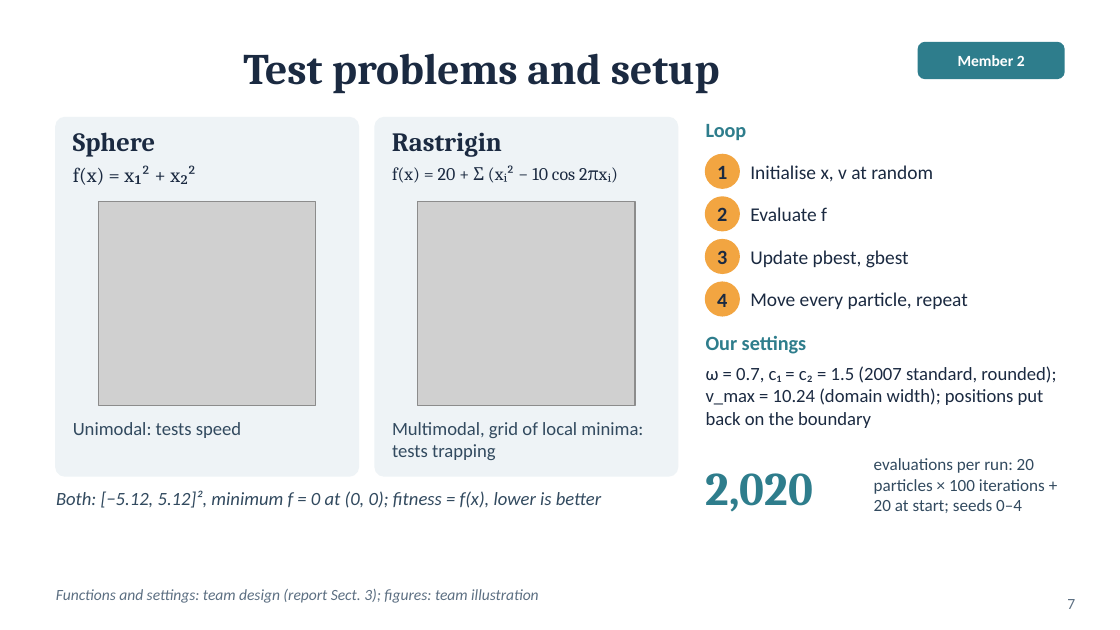
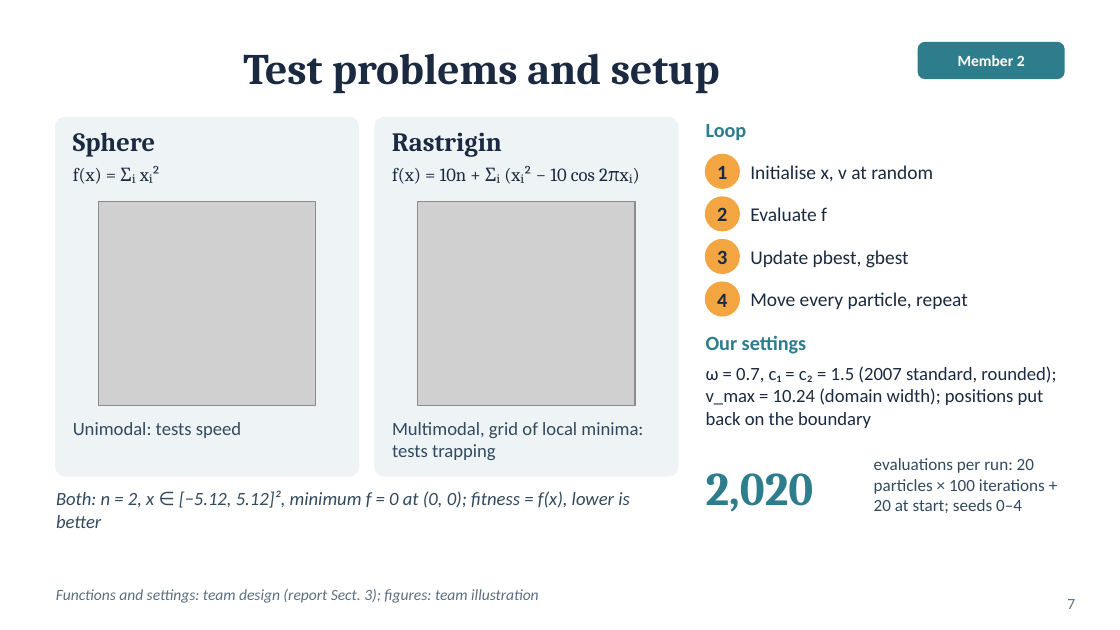
Before and after one commit to huynhhuuphucminh/Seminar-AI, a slide deck: slide 7 of slides/Slide_Seminar_PSO.pptx. Drawn at 1120x630 pixels with LibreOffice and Linux fonts; fonts in the diff are those of the drawing; grey boxes stand for pictures. Boxes give left, top, right and bottom in pixels: in the first picture for what was removed or moved away, otherwise in the second. Text is boxed around its words. In the diff, an @@ line names an element or a change of style, - is before the commit and + after.

```diff
--- a/slides/Slide_Seminar_PSO.pptx
+++ b/slides/Slide_Seminar_PSO.pptx
@@ text at bbox=[73, 167, 135, 184]: text changed; size 13 to 12 pt @@
-f(x) = x₁² + x₂²
+f(x) = Σᵢ xᵢ²
@@ text at bbox=[392, 167, 595, 184]: text changed; size 11.5 to 12 pt @@
-f(x) = 20 + Σ (xᵢ² − 10 cos 2πxᵢ)
+f(x) = 10n + Σᵢ (xᵢ² − 10 cos 2πxᵢ)
@@ text at bbox=[56, 490, 630, 528]: text changed @@
-Both: [−5.12, 5.12]², minimum f = 0 at (0, 0); fitness = f(x), lower is better
+Both: n = 2, x ∈ [−5.12, 5.12]², minimum f = 0 at (0, 0); fitness = f(x), lower is better
```
Also in this commit, not shown: 3 other files.
